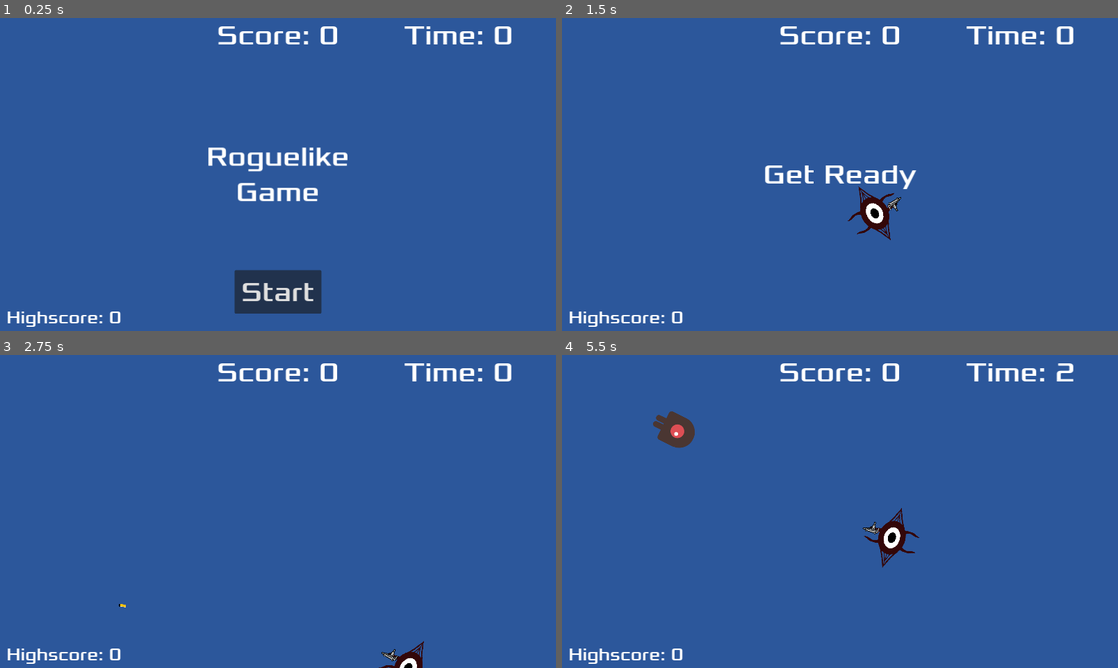
Above: before the commit, frames 1-4 (two rows, left to right).
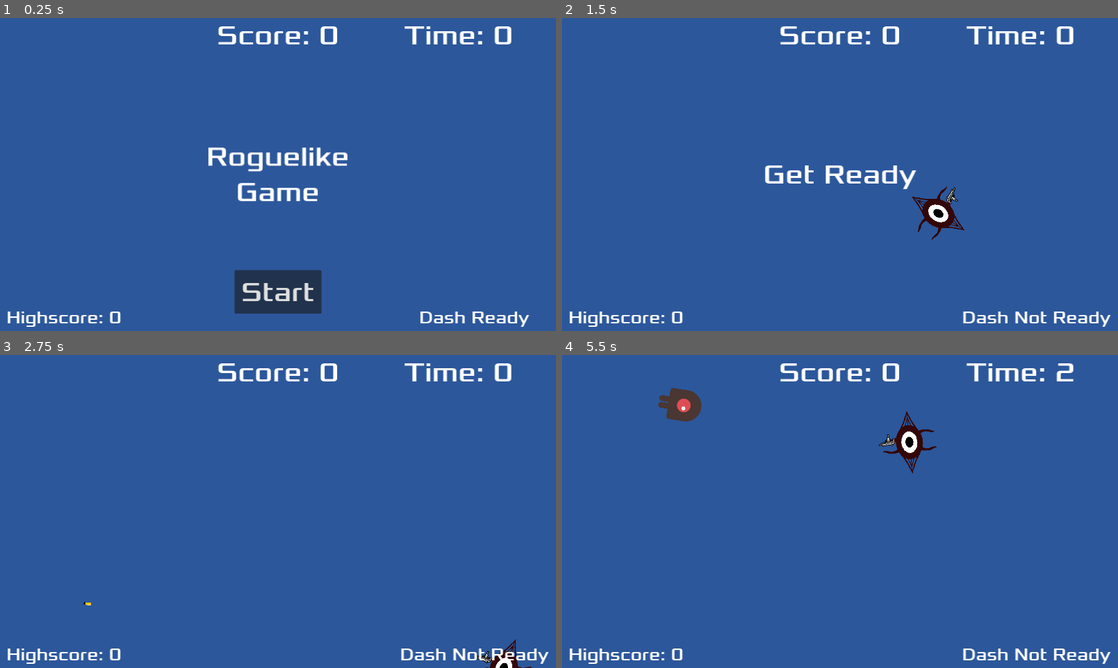
Above: after the commit, the same moments.

Repository: TacticalVortex/Eye-Survived
Game: Godot game, scene res://main.tscn
The game is run twice, just before and just after one commit, with the same random seed, the same clock (stepped at 60 frames per second) and the same inputs.
Inputs (mouse positions are in pixels of both pictures, inside the frame that each line leads up to):
- Up to frame 1 (0.25 s): no input
- Up to frame 2 (1.5 s): click "Start" at 0.5 s; tap Enter at 1.25 s; move the mouse to (962, 158) at 1.27 s; hold D (move_right) from 1.28 s (still down); tap Shift (dash, bound only after the commit) at 1.35 s
- Up to frame 3 (2.75 s): move the mouse to (166, 527) at 2.02 s; release D (move_right) at 2.03 s; hold S (move_down) from 2.03 s (still down); click (166, 527) at 2.1 s; tap Shift (dash, bound only after the commit) at 2.3 s
- Up to frame 4 (5.5 s): move the mouse to (895, 442) at 2.77 s; release S (move_down) at 2.78 s; hold D (move_right) 2.78-3.53 s; tap Shift (dash, bound only after the commit) at 2.85, 3.6, 4.55, 5.1 s; move the mouse to (812, 574) at 3.52 s; hold W (move_up) 3.53-4.28 s; move the mouse to (1006, 558) at 4.27 s; press the mouse at (1006, 558) at 4.28 s; hold A (move_left) from 4.28 s (still down); move the mouse to (673, 464) at 5.02 s; release the mouse at (673, 464) at 5.03 s

The runs differ from the first frame. In frame 1, 0.3% of the frame differs, in the area x 75-96%, y 93-99%; in frame 2, 1.7%; in frame 3, 1.0%; in frame 4, 2.8%, in the area x 16-99%, y 10-99%.

Commit message:
Added dashing
Added the ability to dash, where the character dashes in the direction they are moving. While dashing, they can go through enemies without dying and still pick up chests. Also added text on screen to show when dashing is available.

Diff:
--- a/roguelike-game/global.gd
+++ b/roguelike-game/global.gd
@@ -1,6 +1,8 @@
 extends Node
 
+# Global array for chests spawned
 var chests = []
+var dash_cooldown = true
 
 # Called when the node enters the scene tree for the first time.
 func _ready() -> void:
--- a/roguelike-game/hud.gd
+++ b/roguelike-game/hud.gd
@@ -7,11 +7,14 @@
 
 # Called when the node enters the scene tree for the first time.
 func _ready() -> void:
-	pass # Replace with function body.
+	pass
 
 # Called every frame. 'delta' is the elapsed time since the previous frame.
 func _process(delta: float) -> void:
-	pass
+	if Global.dash_cooldown:
+		$DashLabel.text = "Dash Ready"
+	else:
+		$DashLabel.text = "Dash Not Ready"
 
 func show_message(text):
 	$Message.text = text
--- a/roguelike-game/hud.tscn
+++ b/roguelike-game/hud.tscn
@@ -53,6 +53,22 @@
 horizontal_alignment = 1
 vertical_alignment = 1
 
+[node name="DashLabel" type="Label" parent="."]
+anchors_preset = 3
+anchor_left = 1.0
+anchor_top = 1.0
+anchor_right = 1.0
+anchor_bottom = 1.0
+offset_left = -375.0
+offset_top = -62.0
+grow_horizontal = 0
+grow_vertical = 0
+theme_override_fonts/font = ExtResource("1_ftl2u")
+theme_override_font_sizes/font_size = 40
+text = "Dash Ready"
+horizontal_alignment = 1
+vertical_alignment = 1
+
 [node name="Message" type="Label" parent="."]
 anchors_preset = 8
 anchor_left = 0.5
--- a/roguelike-game/mob.tscn
+++ b/roguelike-game/mob.tscn
@@ -55,7 +55,7 @@
 [node name="AnimatedSprite2D" type="AnimatedSprite2D" parent="."]
 scale = Vector2(0.75, 0.75)
 sprite_frames = SubResource("SpriteFrames_gvqv3")
-animation = &"walk"
+animation = &"fly"
 
 [node name="CollisionShape2D" type="CollisionShape2D" parent="."]
 rotation = 1.5708
--- a/roguelike-game/player.gd
+++ b/roguelike-game/player.gd
@@ -3,7 +3,7 @@
 signal hit
 
 @export var speed = 400
-@export var bullet_speed = 1000
+@export var bullet_speed = 1500
 @export var fire_rate = 0.4
 
 var screen_size
@@ -11,10 +11,20 @@
 var can_fire = false
 var chest_array = Global.chests
 
+@export var dash_velocity = 1500
+@export var dash_duration = 0.2
+@export var dash_cooldown = 2.0
+var dash_timer = 0.5
+var is_dashing = false
+var can_dash = true
+var dash_direction = Vector2.ZERO
+
 # Called when the node enters the scene tree for the first time.
 func _ready():
 	screen_size = get_viewport_rect().size
 	hide()
+	$DashCooldownTimer.wait_time = dash_cooldown
+	$DashCooldownTimer.one_shot = true
 
 # Called every frame. 'delta' is the elapsed time since the previous frame.
 func _physics_process(delta):
@@ -29,7 +39,16 @@
 	if Input.is_action_pressed("move_up"):
 		velocity.y -= 1
 
-	if velocity.length() > 0:
+	if Input.is_action_just_pressed("dash") and not is_dashing and can_dash:
+		start_dash(velocity)
+
+	if is_dashing:
+		velocity = dash_direction * dash_velocity
+		dash_timer -= delta
+		if dash_timer <= 0:
+			stop_dash()
+
+	if velocity.length() > 0 and not is_dashing:
 		velocity = velocity.normalized() * speed
 		$AnimatedSprite2D.play() #same as get_node("AnimatedSprite2D").play()
 	else:
@@ -54,12 +73,28 @@
 		can_fire = false
 		$GunTimer.start()
 
+func start_dash(velocity):
+	is_dashing = true
+	can_dash = false
+	Global.dash_cooldown = false
+	dash_timer = dash_duration
+	if velocity.length() > 0:
+		dash_direction = velocity.normalized()
+	else:
+		dash_direction = Vector2(1, 0)
+	$DashCooldownTimer.start()
+
+func stop_dash():
+	is_dashing = false
+
 func _on_body_entered(body):
 	if body.is_in_group("bullet"):
 		return
 	if body.is_in_group("chest"):
 		body.queue_free()
 		increase_fire_rate()
+		return
+	if is_dashing:
 		return
 	for chest in chest_array:
 		if(is_instance_valid(chest)):
@@ -85,3 +120,7 @@
 
 func _on_gun_timer_timeout() -> void:
 	can_fire = true
+
+func _on_dash_cooldown_timer_timeout() -> void:
+	can_dash = true
+	Global.dash_cooldown = true
--- a/roguelike-game/player.tscn
+++ b/roguelike-game/player.tscn
@@ -43,5 +43,10 @@
 [node name="GunTimer" type="Timer" parent="." groups=["bullet"]]
 wait_time = 0.25
 
+[node name="DashCooldownTimer" type="Timer" parent="."]
+wait_time = 2.0
+one_shot = true
+
 [connection signal="body_entered" from="." to="." method="_on_body_entered"]
 [connection signal="timeout" from="GunTimer" to="." method="_on_gun_timer_timeout"]
+[connection signal="timeout" from="DashCooldownTimer" to="." method="_on_dash_cooldown_timer_timeout"]
--- a/roguelike-game/project.godot
+++ b/roguelike-game/project.godot
@@ -61,3 +61,8 @@
 "events": [Object(InputEventMouseButton,"resource_local_to_scene":false,"resource_name":"","device":-1,"window_id":0,"a …(253 unchanged characters)…
 ]
 }
+dash={
+"deadzone": 0.5,
+"events": [Object(InputEventKey,"resource_local_to_scene":false,"resource_name":"","device":-1,"window_id":0,"alt_pressed":false,"shift_pressed":false,"ctrl_pressed":false,"meta_pressed":false,"pressed":false,"keycode":0,"physical_keycode":4194325,"key_label":0,"unicode":0,"location":0,"echo":false,"script":null)
+]
+}
